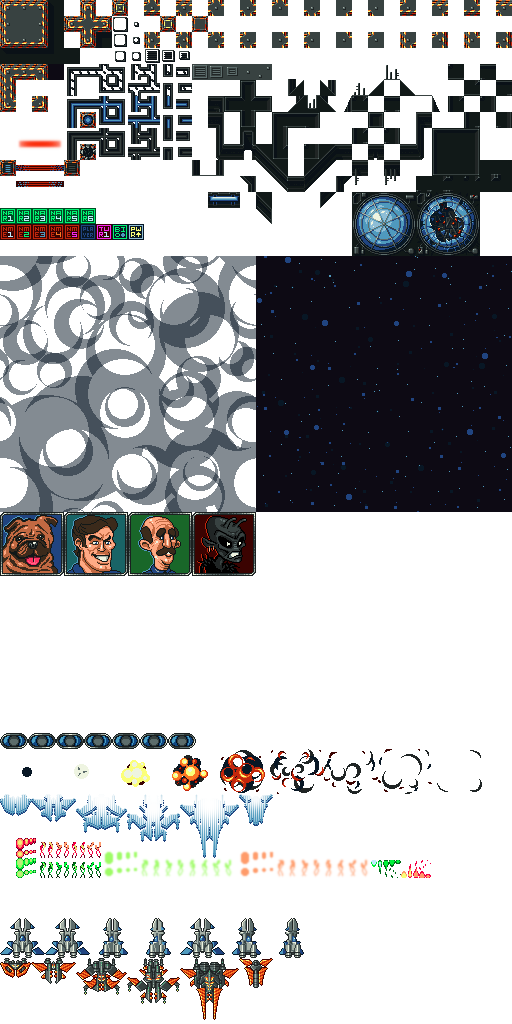
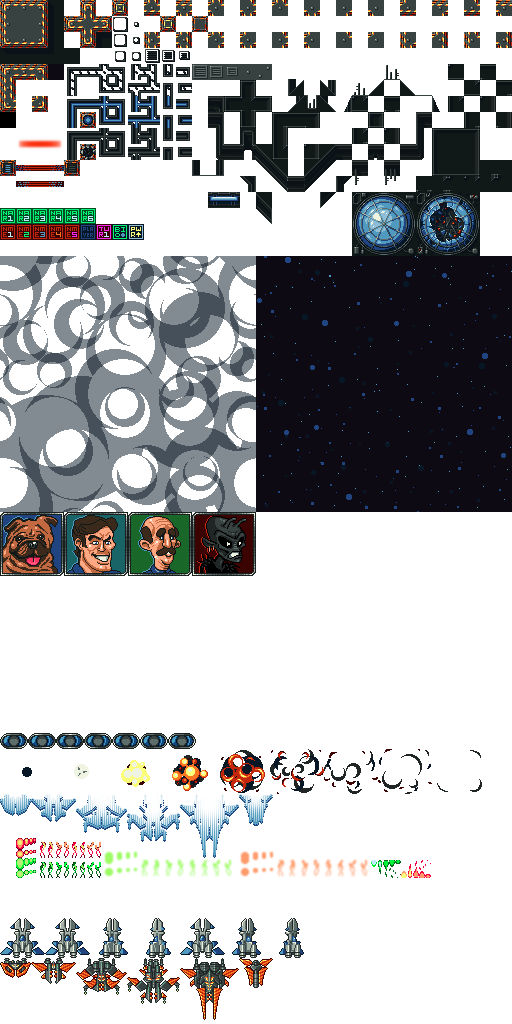
Two versions of the same layered image (512px x 1024px). Layer-by-layer changes:
painted on "ORIGINAL 2" over [0, 112, 16, 128]
